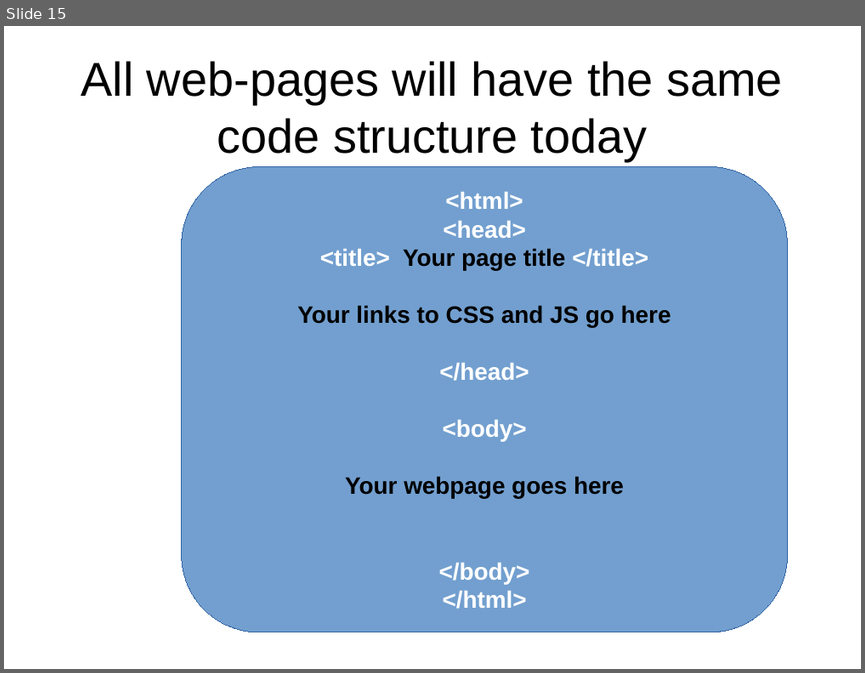
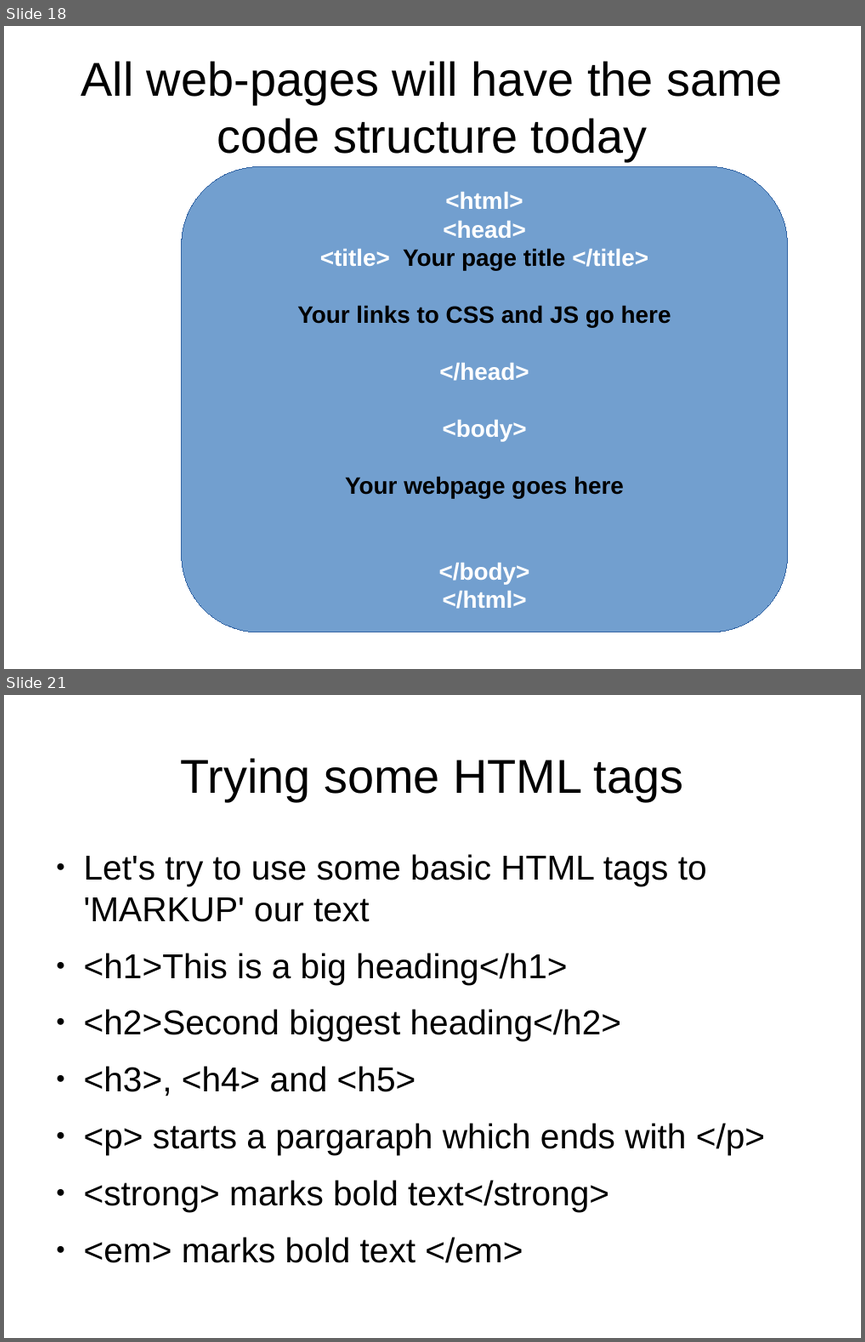
Before and after one commit to petermooney/December2014, a slide deck: LectureNotes.odp. Shown one above the other, each under a label of ours: slide 15 before the commit, slides 18 and 21 after it; the slides between them are not shown. The pictures are 865x673 and 865x1342 pixels, drawn with LibreOffice and Linux fonts; fonts in the diff are those of the drawing. Boxes give left, top, right and bottom in pixels: in the first picture for what was removed or moved away, otherwise in the second. Text is boxed around its words. In the diff, an @@ line names an element or a change of style, - is before the commit and + after.

```diff
--- a/LectureNotes.odp
+++ b/LectureNotes.odp
@@ slide 21 added at (x1=4, y1=695, x2=861, y2=1338), background #FFFFFF @@
@@ title added at (x1=181, y1=758, x2=684, y2=801), 44 pt, text #000000 @@
+Trying some HTML tags
@@ text added at (x1=84, y1=854, x2=765, y2=1263), 32 pt, text #000000 @@
+● Let's try to use some basic HTML tags to 'MARKUP' our text
+● <h1>This is a big heading</h1>
+● <h2>Second biggest heading</h2>
+● <h3>, <h4> and <h5>
+● <p> starts a pargaraph which ends with </p>
+● <strong> marks bold text</strong>
+● <em> marks bold text </em>
@@ what was slide 15 is now slide 18 @@
```
Also in this commit, not shown: 8 other slides added, 1 slide removed, 2 other files.
